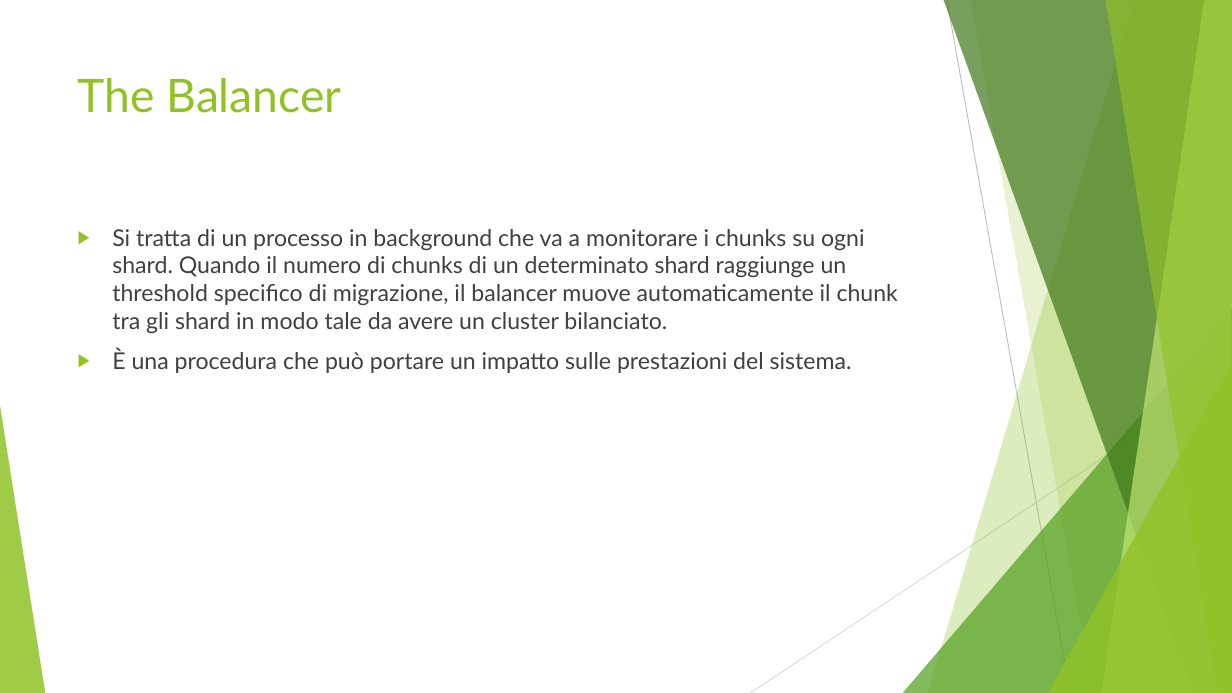
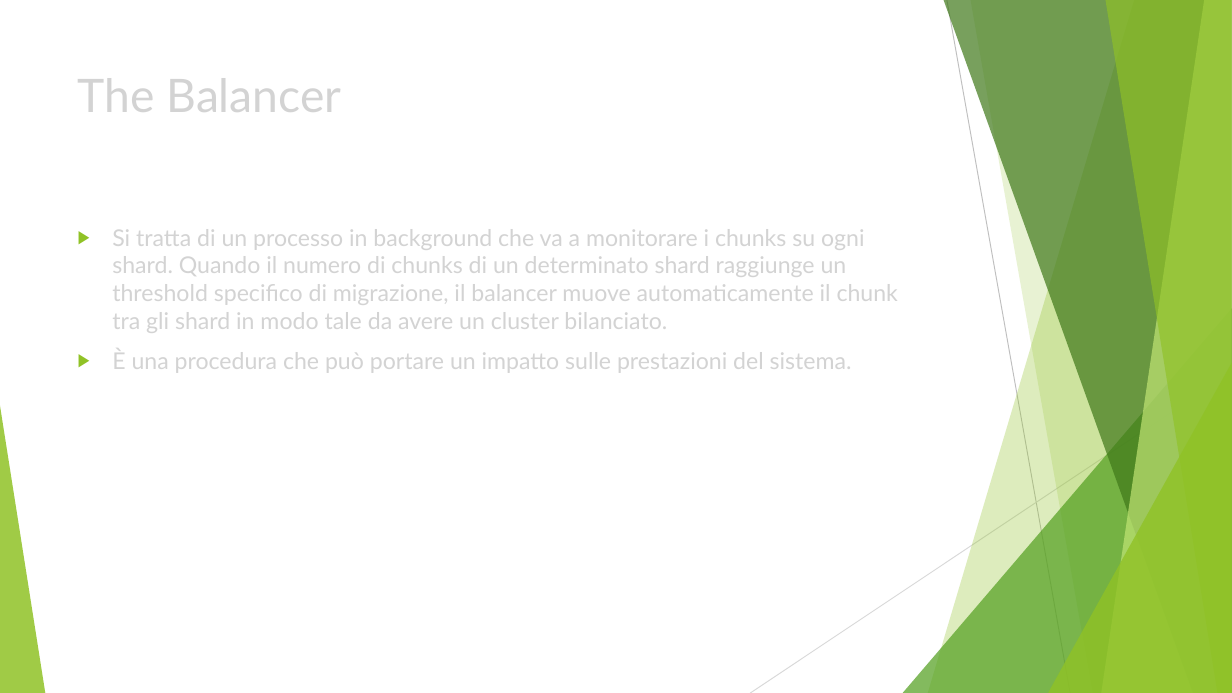
Before and after one commit to Buzzolan/VeronaCardMongoDB, a slide deck: slide 27 of Presentazione_progetto.pptx. Drawn at 1232x693 pixels with LibreOffice and Linux fonts; fonts in the diff are those of the drawing. Boxes give left, top, right and bottom in pixels: in the first picture for what was removed or moved away, otherwise in the second. Text is boxed around its words. In the diff, an @@ line names an element or a change of style, - is before the commit and + after.

```diff
--- a/Presentazione_progetto.pptx
+++ b/Presentazione_progetto.pptx
@@ title "The Balancer" at [78, 78, 342, 112]: text colour #90C226 to #D3D3D3 @@
@@ text "Si tratta di un processo ..." at [112, 229, 898, 373]: text colour #404040 to #D3D3D3 @@
```
Also in this commit, not shown: 2 other slides changed, 2 slides added, 2 other files.
